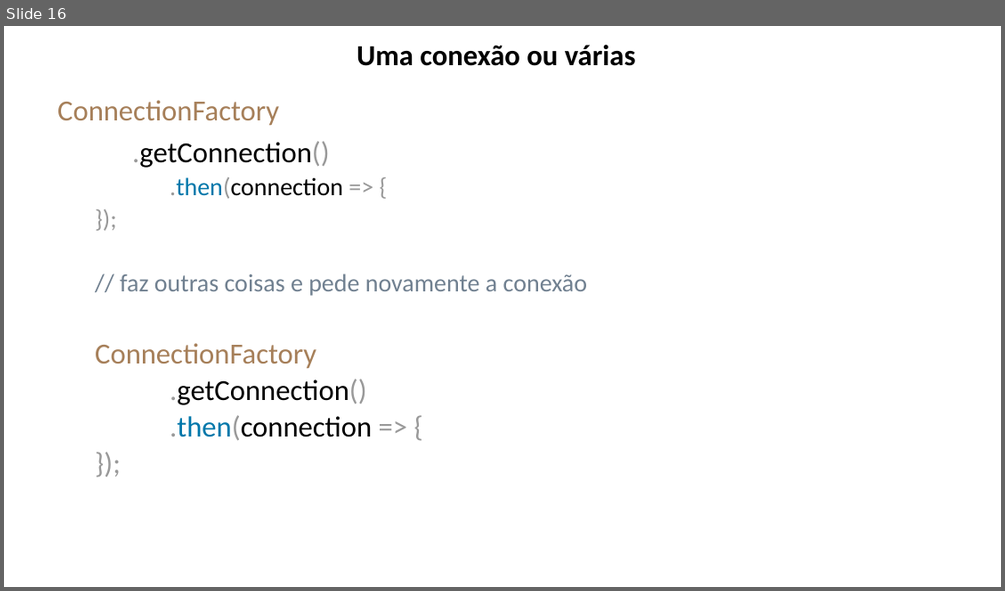
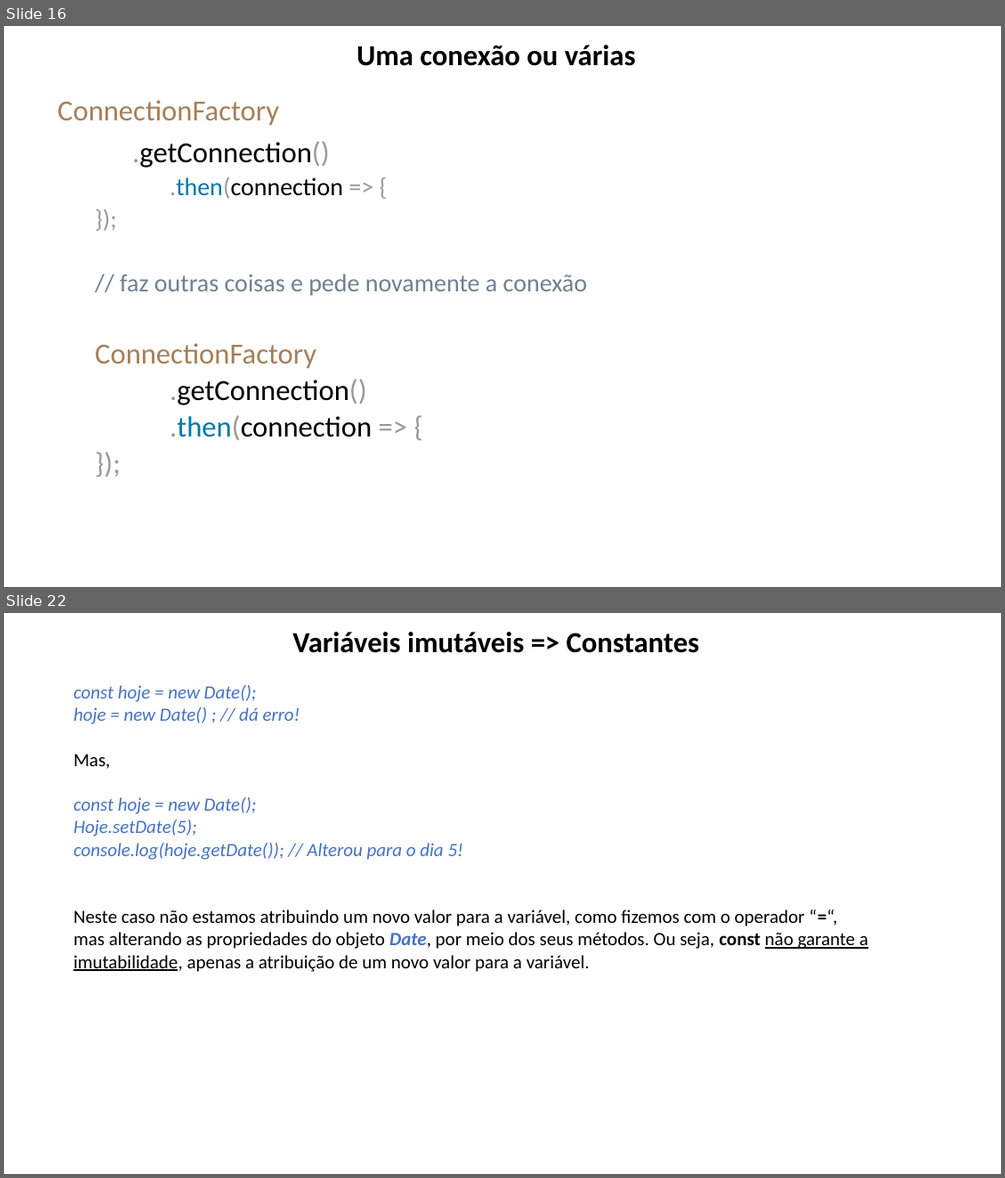
Before and after one commit to lacsousa/js-es6-oo-pp-avanc1, a slide deck: docs/JS Avançado 1-2-3-resumo.pptx. Shown one above the other, each under a label of ours: slide 16 before the commit, slides 16 and 22 after it; the slides between them are not shown. The pictures are 1005x591 and 1005x1178 pixels, drawn with LibreOffice and Linux fonts; fonts in the diff are those of the drawing. Boxes give left, top, right and bottom in pixels: in the first picture for what was removed or moved away, otherwise in the second. Text is boxed around its words. In the diff, an @@ line names an element or a change of style, - is before the commit and + after.

Commit message:
Constantes e Monkey Patch

```diff
--- a/docs/JS Avançado 1-2-3-resumo.pptx
+++ b/docs/JS Avançado 1-2-3-resumo.pptx
@@ slide 22 added at (x1=4, y1=613, x2=1001, y2=1174), background #FFFFFF @@
@@ title added at (x1=292, y1=632, x2=700, y2=653), 28 pt, text #000000, bold @@
+Variáveis imutáveis => Constantes
@@ text added at (x1=73, y1=685, x2=868, y2=972), 18 pt, text #000000 @@
+const hoje = new Date();
+hoje = new Date() ; // dá erro!
+Mas,
+const hoje = new Date();
+Hoje.setDate(5);
+console.log(hoje.getDate()); // Alterou para o dia 5!
+Neste caso não estamos atribuindo um novo valor para a variável, como fizemos com o operador “=“, mas alterando as propriedades do objeto Date, por meio dos seus métodos. Ou seja, const não garante a imutabilidade, apenas a atribuição de um novo valor para a variável.
```
Also in this commit, not shown: 1 slide changed, 7 other slides added, 1 slide removed, 2 other files.
